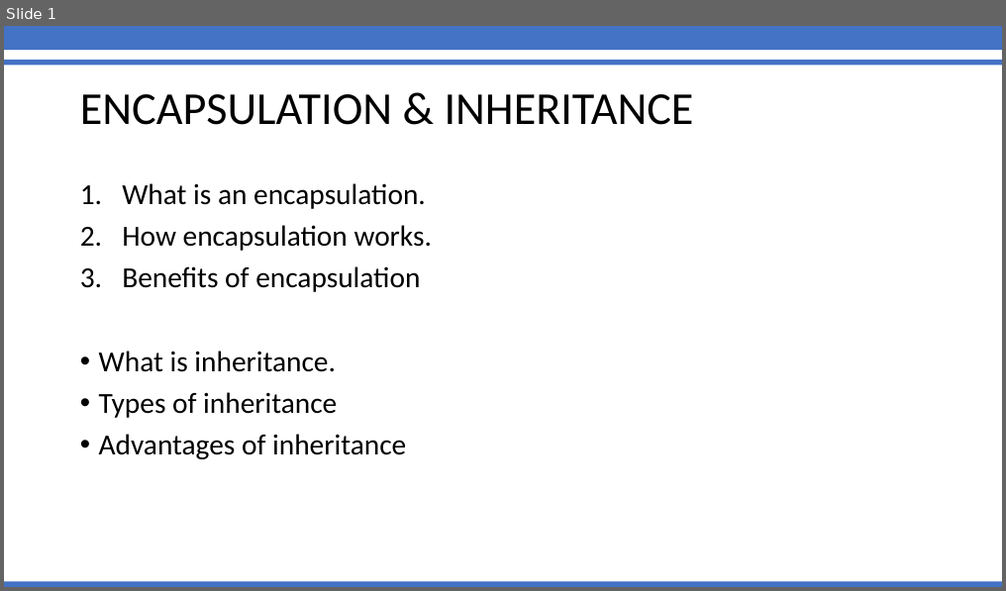
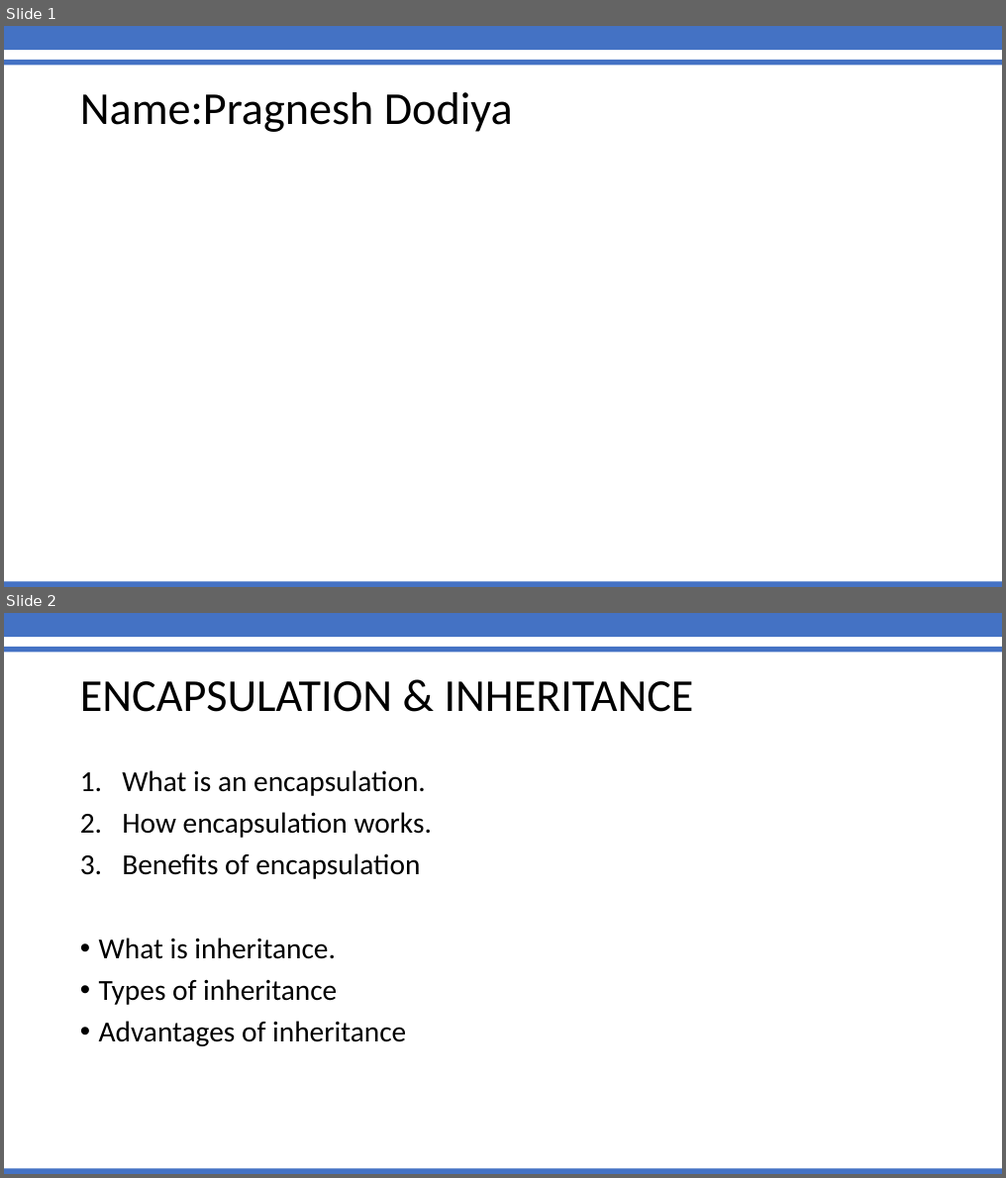
Before and after one commit to hanzo1290/softskills, a slide deck: encapsulation.pptx. Shown one above the other, each under a label of ours: slide 1 before the commit, slides 1 and 2 after it. The pictures are 1006x591 and 1006x1178 pixels, drawn with LibreOffice and Linux fonts; fonts in the diff are those of the drawing. Boxes give left, top, right and bottom in pixels: in the first picture for what was removed or moved away, otherwise in the second. Text is boxed around its words. In the diff, an @@ line names an element or a change of style, - is before the commit and + after.

```diff
--- a/encapsulation.pptx
+++ b/encapsulation.pptx
@@ slide 1 added at (x1=4, y1=26, x2=1002, y2=587), background #FFFFFF; not listed: 3 template elements that a slide beside it also shows @@
@@ title added at (x1=80, y1=92, x2=513, y2=132), 44 pt, text #000000 @@
+Name:Pragnesh Dodiya
@@ what was slide 1 is now slide 2 @@
```
Also in this commit, not shown: 1 other slide added.
